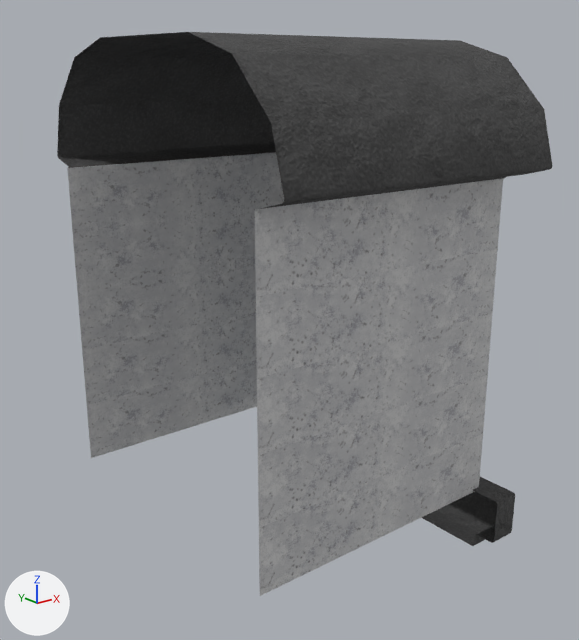
The FBX model Assets/Gaia/Models/Buildings/Buildings/RoofWindow.fbx as it was, and as the next commit left it.
One viewpoint serves both versions: a camera (50 mm lens) standing at (-2.06, -0.95, 5.72) and looking at (-0.53, 0.96, 4.95). Every picture has the same lights, and +X, +Y and +Z are marked at lower left. Where no turn or scale is listed for an object, it has been applied to the vertices.

Script lines for the objects in view, before the commit:
```python
me_cube_003 = bpy.data.meshes.new('Cube.003')
me_cube_003.from_pydata(...)  # 451 vertices, 409 faces; spans x -1.0..0.01, y -1.6..-0.4, z 0.21..1.8
# faces by material slot: [383, 26]
me_cube_003.materials.append(mat_building_a)
me_cube_003.materials.append(mat_building_b)
ob_roofwindow = bpy.data.objects.new('RoofWindow', me_cube_003)
ob_roofwindow.location = (0.0, 2.0, 4.0)
```
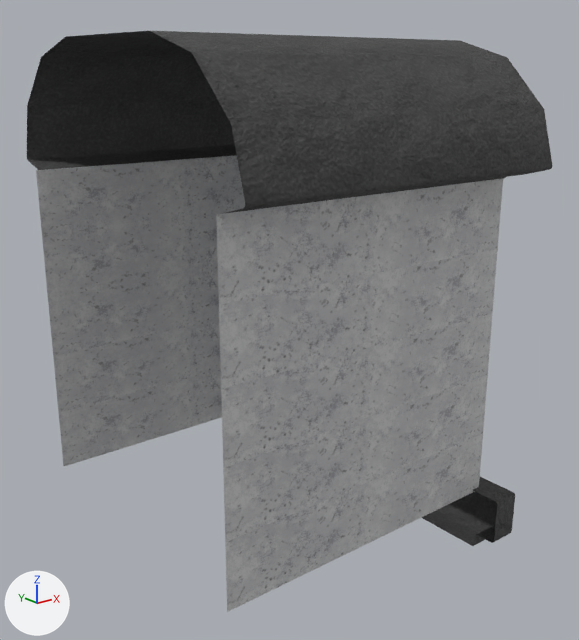
The newer file is also turned or shifted as a whole; pictures and numbers use the older file's frame.

Changed parts and their boxes (x1, y1, x2, y2) in the pictures (579 x 640 px; the box of a moved part takes in the faces that stretch with it):
'RoofWindow', reshaped (6% wider)
    before: (57, 32, 553, 596)
    after: (27, 31, 553, 612)
part 1 of me_cube_003, moved or reshaped
    before: (57, 32, 478, 596)
    after: (27, 31, 478, 612)

What the commit changed:
me_cube_003 has 451 vertices, 409 faces and spans x -1.0..0.01, y -1.6..-0.4, z 0.21..1.8.
me_cube_003 is used by ob_roofwindow; location (0.0, 2.0, 4.0).
me_cube_003 part 1: all 29 vertices in x -1.0..-0.99, y -1.59..-0.41, z 0.4..1.8 are moved by (-0.1, 0.0, 0.0).
